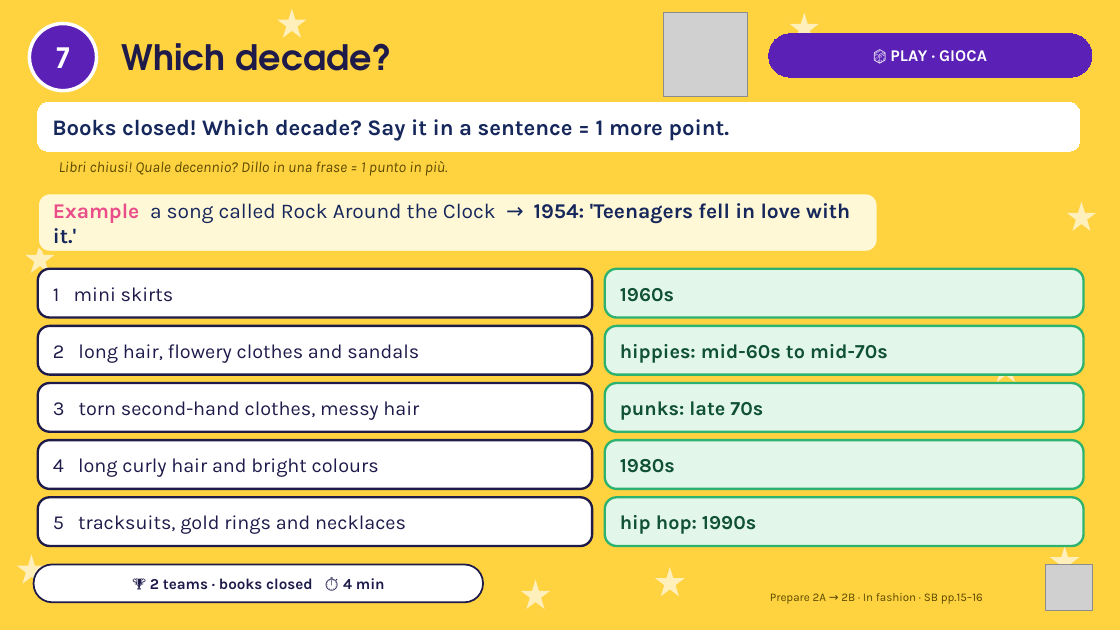
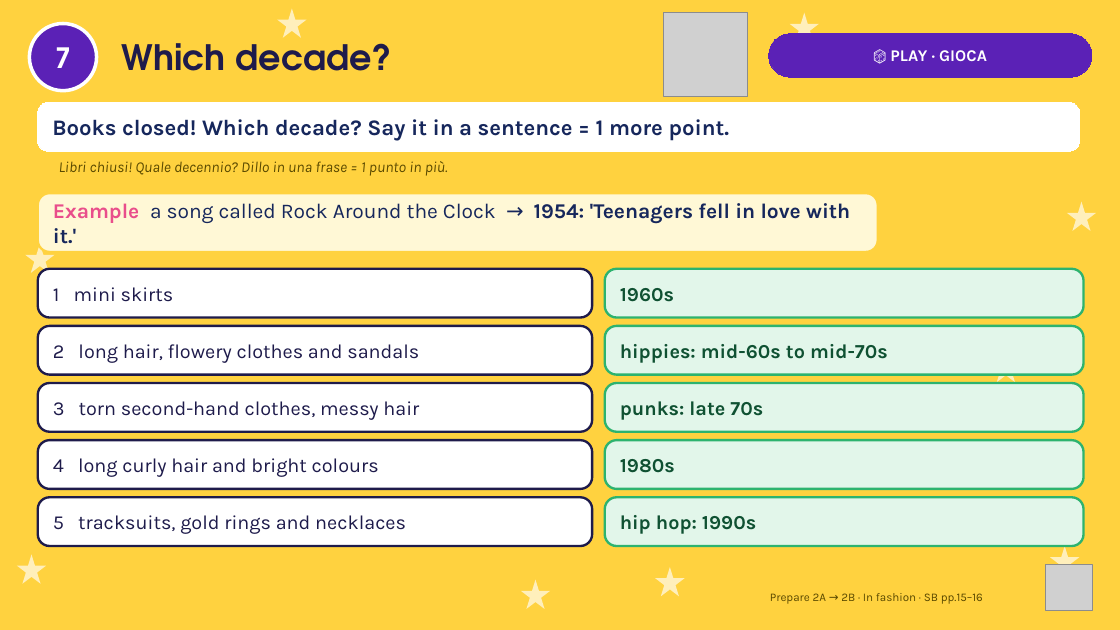
Before and after one commit to londonlanguageschool/Bagheria-, a slide deck: slide 7 of materials/PREP/PREP_2A-2B_In_fashion_then_and_now.pptx. Drawn at 1120x630 pixels with LibreOffice and Linux fonts; fonts in the diff are those of the drawing; grey boxes stand for pictures. Boxes give left, top, right and bottom in pixels: in the first picture for what was removed or moved away, otherwise in the second. Text is boxed around its words. In the diff, an @@ line names an element or a change of style, - is before the commit and + after.

```diff
--- a/materials/PREP/PREP_2A-2B_In_fashion_then_and_now.pptx
+++ b/materials/PREP/PREP_2A-2B_In_fashion_then_and_now.pptx
@@ rounded rectangle removed at [34,565,483,602] @@
-🏆 2 teams · books closed ⏱ 4 min
```
Also in this commit, not shown: 12 other slides changed.
